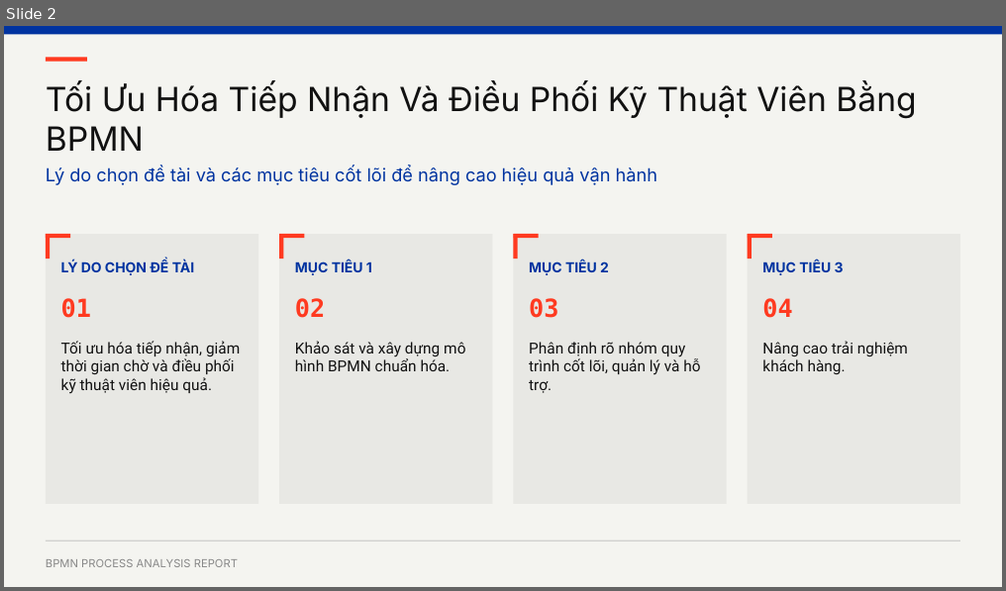
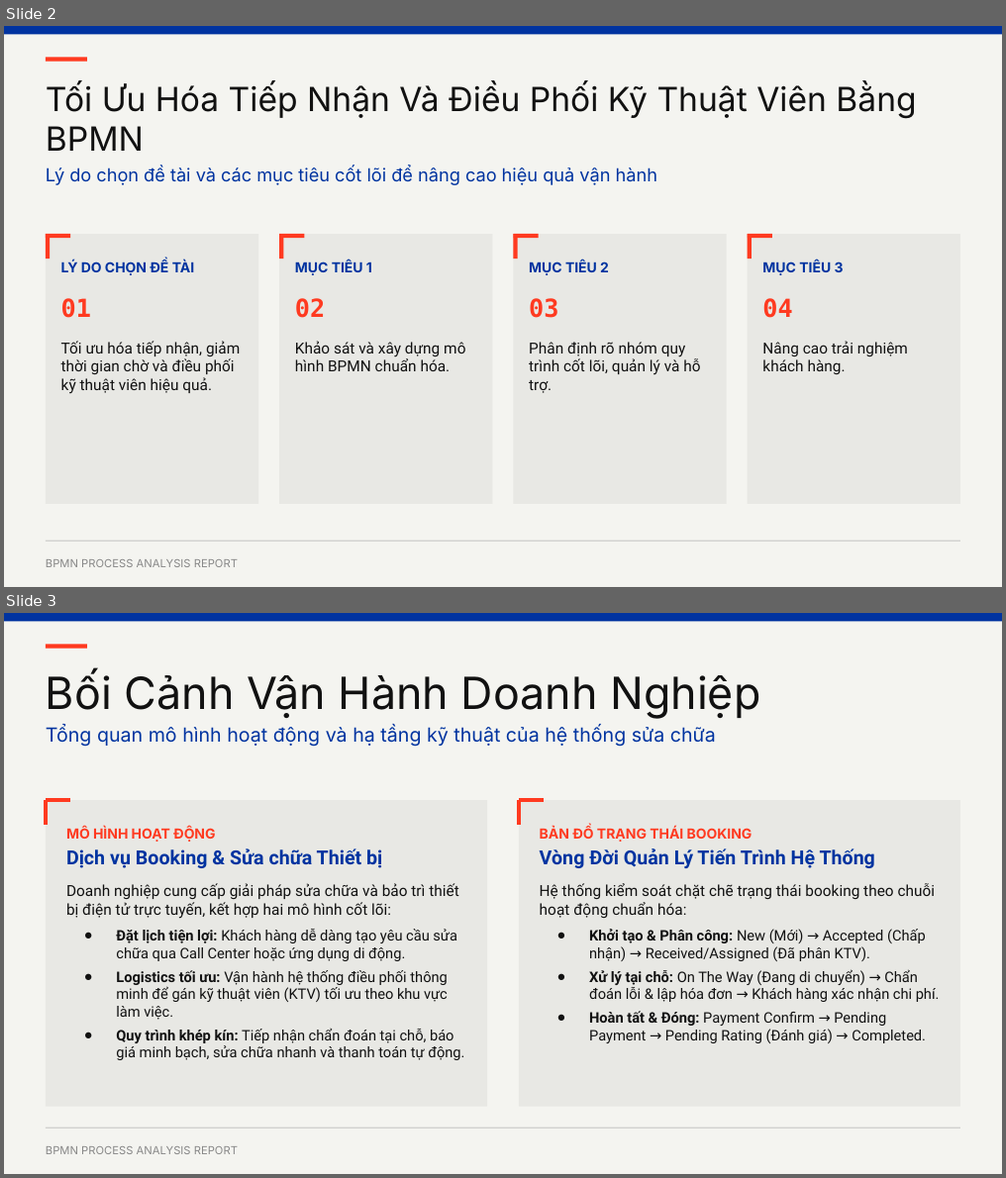
Before and after one commit to ichiroobean/He-thong-quan-ly-quy-trinh-nghiep-vu-nhom-96, a slide deck: Báo cáo Đặt lịch Sửa chữa_ Phân tích & Mô hình hóa Quy trình Nghiệp vụ (Nhóm 14).pptx. Shown one above the other, each under a label of ours: slide 2 before the commit, slides 2 and 3 after it. The pictures are 1006x591 and 1006x1178 pixels, drawn with LibreOffice and Linux fonts; fonts in the diff are those of the drawing; background and template pictures are left out. Boxes give left, top, right and bottom in pixels: in the first picture for what was removed or moved away, otherwise in the second. Text is boxed around its words. In the diff, an @@ line names an element or a change of style, - is before the commit and + after.

```diff
--- a/Báo cáo Đặt lịch Sửa chữa_ Phân tích & Mô hình hóa Quy trình Nghiệp vụ (Nhóm 14).pptx
+++ b/Báo cáo Đặt lịch Sửa chữa_ Phân tích & Mô hình hóa Quy trình Nghiệp vụ (Nhóm 14).pptx
@@ slide 3 added at (x1=4, y1=613, x2=1002, y2=1174), background picture (left out) @@
@@ rectangle added at (x1=4, y1=613, x2=1002, y2=1173), fill #F4F4F0 @@
@@ rectangle added at (x1=4, y1=613, x2=1002, y2=621), fill #0033A0 @@
@@ rectangle added at (x1=46, y1=644, x2=88, y2=648), fill #FF3A20 @@
@@ text added at (x1=46, y1=671, x2=760, y2=747), 14 pt, text #0033A0 @@
+Bối Cảnh Vận Hành Doanh Nghiệp
+Tổng quan mô hình hoạt động và hạ tầng kỹ thuật của hệ thống sửa chữa
@@ rectangle added at (x1=46, y1=801, x2=488, y2=1107), fill #E8E8E4 @@
@@ freeform shape added at (x1=46, y1=801, x2=71, y2=826), outline #FF3A20 3 pt @@
@@ rectangle added at (x1=519, y1=801, x2=961, y2=1107), fill #E8E8E4 @@
@@ freeform shape added at (x1=519, y1=801, x2=544, y2=826), outline #FF3A20 3 pt @@
@@ text added at (x1=66, y1=827, x2=464, y2=1060), 10.5 pt, text #111111 @@
+MÔ HÌNH HOẠT ĐỘNG
+Dịch vụ Booking & Sửa chữa Thiết bị
+Doanh nghiệp cung cấp giải pháp sửa chữa và bảo trì thiết bị điện tử trực tuyến, kết hợp hai mô hình cốt lõi:
+● Đặt lịch tiện lợi: Khách hàng dễ dàng tạo yêu cầu sửa chữa qua Call Center hoặc ứng dụng di động.
+● Logistics tối ưu: Vận hành hệ thống điều phối thông minh để gán kỹ thuật viên (KTV) tối ưu theo khu vực làm việc.
+● Quy trình khép kín: Tiếp nhận chẩn đoán tại chỗ, báo giá minh bạch, sửa chữa nhanh và thanh toán tự động.
@@ text added at (x1=540, y1=827, x2=940, y2=1044), 10.5 pt, text #111111 @@
+BẢN ĐỒ TRẠNG THÁI BOOKING
+Vòng Đời Quản Lý Tiến Trình Hệ Thống
+Hệ thống kiểm soát chặt chẽ trạng thái booking theo chuỗi hoạt động chuẩn hóa:
+● Khởi tạo & Phân công: New (Mới) → Accepted (Chấp nhận) → Received/Assigned (Đã phân KTV).
+● Xử lý tại chỗ: On The Way (Đang di chuyển) → Chẩn đoán lỗi & lập hóa đơn → Khách hàng xác nhận chi phí.
+● Hoàn tất & Đóng: Payment Confirm → Pending Payment → Pending Rating (Đánh giá) → Completed.
@@ rectangle added at (x1=46, y1=1128, x2=961, y2=1129), fill #D0D0CE @@
@@ text added at (x1=46, y1=1147, x2=238, y2=1155), 8 pt, text #888888 @@
+BPMN PROCESS ANALYSIS REPORT
```
Also in this commit, not shown: 1 other slide added.
